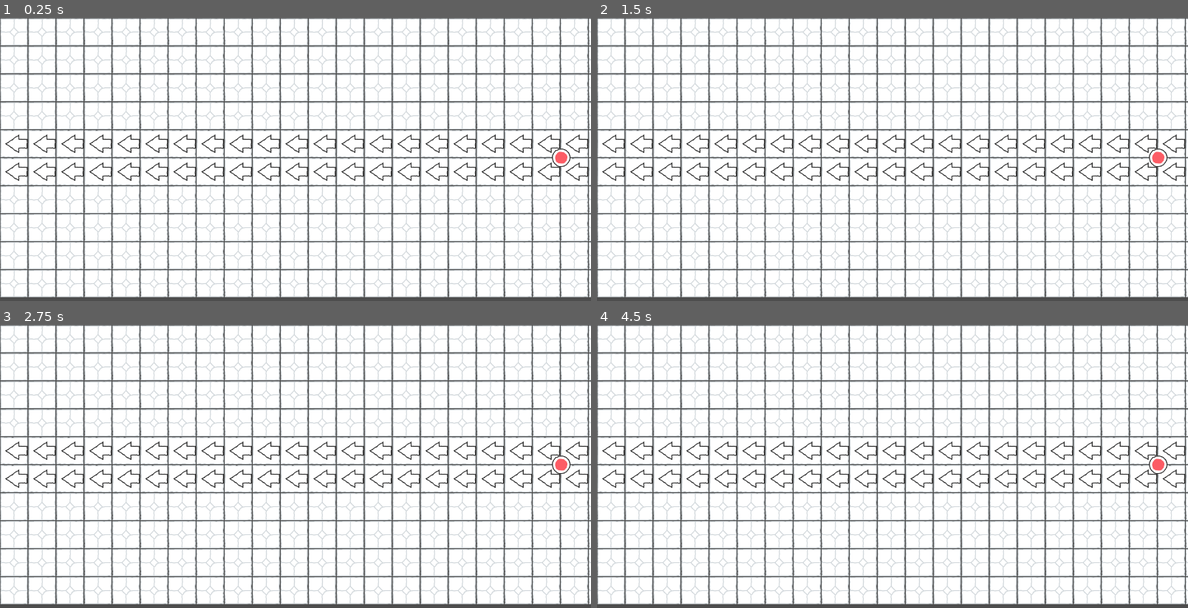
Above: before the commit, frames 1-4 (two rows, left to right).
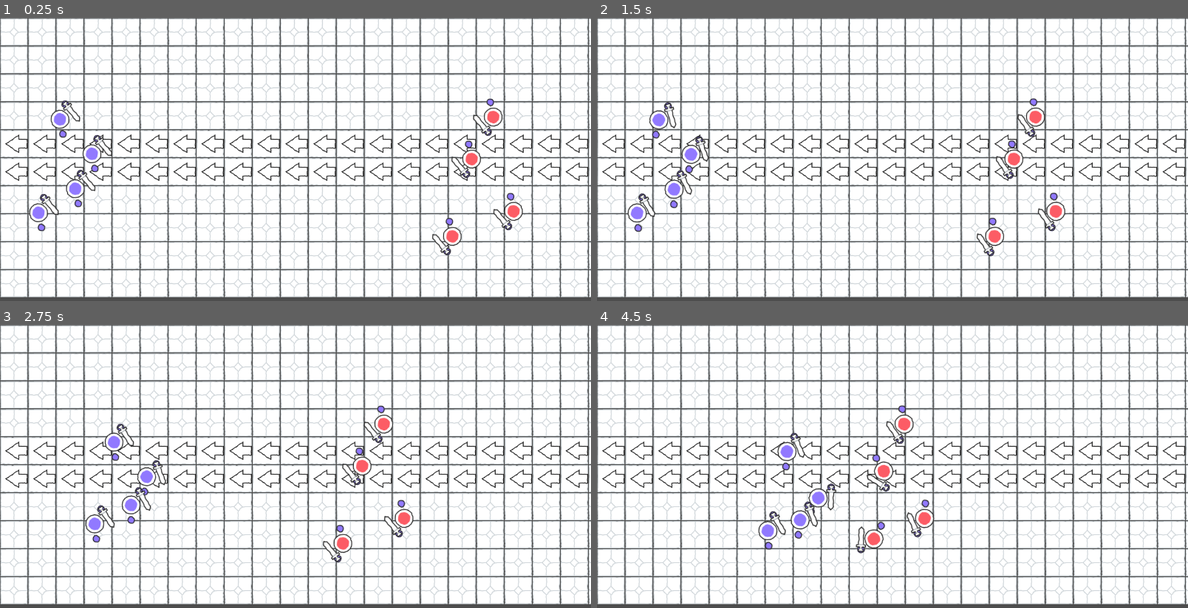
Above: after the commit, the same moments.

Repository: Piggward/guaxgaming
Game: Godot game, scene res://scenes/level.tscn
The game is run twice, just before and just after one commit, with the same random seed, the same clock (stepped at 60 frames per second) and the same inputs.
Inputs:
- Up to frame 1 (0.25 s): no input
- Up to frame 2 (1.5 s): no input
- Up to frame 3 (2.75 s): no input
- Up to frame 4 (4.5 s): no input

The runs differ from the first frame. In frame 1, 2.1% of the frame differs, in the area x 4-97%, y 28-84%; in frame 2, 2.2%, in the area x 5-97%, y 28-85%; in frame 3, 2.1%; in frame 4, 2.1%.

Commit message:
lagt till soldat och fiende scen, med tillhörande scripts. level scene har använts

Diff:
--- /dev/null
+++ b/guax/scenes/NPC.tscn
@@ -0,0 +1,202 @@
+[gd_scene load_steps=12 format=3 uid="uid://ba11768h32njx"]
+
+[ext_resource type="Script" path="res://scripts/npc.gd" id="1_6cm8f"]
+[ext_resource type="Script" path="res://scripts/npc_state_machine.gd" id="3_4fomv"]
+[ext_resource type="Script" path="res://scripts/soldat_animation.gd" id="3_c03wt"]
+[ext_resource type="Texture2D" uid="uid://c0rholvi5pivk" path="res://art/kenney_scribble-dungeons/PNG/Default (64px)/Characters/purple_character.png" id="4_sljlo"]
+[ext_resource type="Texture2D" uid="uid://db0fjqkxwjyl6" path="res://art/kenney_scribble-dungeons/PNG/Default (64px)/Characters/purple_hand.png" id="5_2e0a2"]
+[ext_resource type="Texture2D" uid="uid://bfw4muxb2mupy" path="res://art/kenney_scribble-dungeons/PNG/Default (64px)/Items/weapon_longsword.png" id="6_q8jkm"]
+
+[sub_resource type="CircleShape2D" id="CircleShape2D_ux5ua"]
+radius = 21.0238
+
+[sub_resource type="Animation" id="Animation_r3alr"]
+resource_name = "Attack_melee_1"
+tracks/0/type = "value"
+tracks/0/imported = false
+tracks/0/enabled = true
+tracks/0/path = NodePath("Root/Character Sprite/Hand left:position")
+tracks/0/interp = 1
+tracks/0/loop_wrap = true
+tracks/0/keys = {
+"times": PackedFloat32Array(0, 0.133333, 0.233333, 0.366667, 0.666667, 1),
+"transitions": PackedFloat32Array(1, 1, 1, 1, 1, 1),
+"update": 0,
+"values": [Vector2(34, 12), Vector2(47, -14), Vector2(7, 35), Vector2(-52, 7), Vector2(6, 32), Vector2(34, 12)]
+}
+tracks/1/type = "value"
+tracks/1/imported = false
+tracks/1/enabled = true
+tracks/1/path = NodePath("Root/Character Sprite/Hand left:rotation")
+tracks/1/interp = 1
+tracks/1/loop_wrap = true
+tracks/1/keys = {
+"times": PackedFloat32Array(0, 0.133333, 0.233333, 0.366667, 1),
+"transitions": PackedFloat32Array(1, 1, 1, 1, 1),
+"update": 0,
+"values": [1.86696, 0.325923, 1.18691, 3.44445, 1.86696]
+}
+tracks/2/type = "value"
+tracks/2/imported = false
+tracks/2/enabled = true
+tracks/2/path = NodePath("Root/Character Sprite/Hand right:position")
+tracks/2/interp = 1
+tracks/2/loop_wrap = true
+tracks/2/keys = {
+"times": PackedFloat32Array(0, 0.166667, 0.433333, 1),
+"transitions": PackedFloat32Array(1, 1, 1, 1),
+"update": 0,
+"values": [Vector2(-33, 10), Vector2(-33, 21), Vector2(-44, -11), Vector2(-33, 10)]
+}
+
+[sub_resource type="Animation" id="Animation_w0wdv"]
+resource_name = "Idle"
+loop_mode = 1
+tracks/0/type = "value"
+tracks/0/imported = false
+tracks/0/enabled = true
+tracks/0/path = NodePath("Root/Character Sprite:scale")
+tracks/0/interp = 1
+tracks/0/loop_wrap = true
+tracks/0/keys = {
+"times": PackedFloat32Array(0, 0.5, 1),
+"transitions": PackedFloat32Array(1, 1, 1),
+"update": 0,
+"values": [Vector2(1, 1), Vector2(1.035, 1.035), Vector2(1, 1)]
+}
+tracks/1/type = "value"
+tracks/1/imported = false
+tracks/1/enabled = true
+tracks/1/path = NodePath("Root/Character Sprite/Hand right:position")
+tracks/1/interp = 1
+tracks/1/loop_wrap = true
+tracks/1/keys = {
+"times": PackedFloat32Array(0, 0.5, 1),
+"transitions": PackedFloat32Array(1, 1, 1),
+"update": 0,
+"values": [Vector2(-33, 10), Vector2(-32.8502, 5.7971), Vector2(-33, 10)]
+}
+tracks/2/type = "value"
+tracks/2/imported = false
+tracks/2/enabled = true
+tracks/2/path = NodePath("Root/Character Sprite/Hand left:position")
+tracks/2/interp = 1
+tracks/2/loop_wrap = true
+tracks/2/keys = {
+"times": PackedFloat32Array(0, 0.5, 1),
+"transitions": PackedFloat32Array(1, 1, 1),
+"update": 0,
+"values": [Vector2(34, 12), Vector2(36.715, 6.76328), Vector2(34, 12)]
+}
+tracks/3/type = "value"
+tracks/3/imported = false
+tracks/3/enabled = true
+tracks/3/path = NodePath("Root/Character Sprite/Hand left:rotation")
+tracks/3/interp = 1
+tracks/3/loop_wrap = true
+tracks/3/keys = {
+"times": PackedFloat32Array(0, 0.5, 1),
+"transitions": PackedFloat32Array(1, 1, 1),
+"update": 0,
+"values": [1.86696, 2.0532, 1.86696]
+}
+
+[sub_resource type="Animation" id="Animation_mh5gm"]
+length = 0.001
+tracks/0/type = "value"
+tracks/0/imported = false
+tracks/0/enabled = true
+tracks/0/path = NodePath("Root/Character Sprite/Hand left:position")
+tracks/0/interp = 1
+tracks/0/loop_wrap = true
+tracks/0/keys = {
+"times": PackedFloat32Array(0),
+"transitions": PackedFloat32Array(1),
+"update": 0,
+"values": [Vector2(34, 12)]
+}
+tracks/1/type = "value"
+tracks/1/imported = false
+tracks/1/enabled = true
+tracks/1/path = NodePath("Root/Character Sprite/Hand left:rotation")
+tracks/1/interp = 1
+tracks/1/loop_wrap = true
+tracks/1/keys = {
+"times": PackedFloat32Array(0),
+"transitions": PackedFloat32Array(1),
+"update": 0,
+"values": [1.67735]
+}
+tracks/2/type = "value"
+tracks/2/imported = false
+tracks/2/enabled = true
+tracks/2/path = NodePath("Root/Character Sprite/Hand right:position")
+tracks/2/interp = 1
+tracks/2/loop_wrap = true
+tracks/2/keys = {
+"times": PackedFloat32Array(0),
+"transitions": PackedFloat32Array(1),
+"update": 0,
+"values": [Vector2(-33, 10)]
+}
+tracks/3/type = "value"
+tracks/3/imported = false
+tracks/3/enabled = true
+tracks/3/path = NodePath("Root/Character Sprite:scale")
+tracks/3/interp = 1
+tracks/3/loop_wrap = true
+tracks/3/keys = {
+"times": PackedFloat32Array(0),
+"transitions": PackedFloat32Array(1),
+"update": 0,
+"values": [Vector2(1, 1)]
+}
+
+[sub_resource type="AnimationLibrary" id="AnimationLibrary_ssa1n"]
+_data = {
+"Attack_melee_1": SubResource("Animation_r3alr"),
+"Idle": SubResource("Animation_w0wdv"),
+"RESET": SubResource("Animation_mh5gm")
+}
+
+[node name="Npc" type="CharacterBody2D"]
+script = ExtResource("1_6cm8f")
+
+[node name="NavigationAgent2D" type="NavigationAgent2D" parent="."]
+avoidance_enabled = true
+radius = 32.32
+max_speed = 50605.1
+
+[node name="CollisionShape2D" type="CollisionShape2D" parent="."]
+shape = SubResource("CircleShape2D_ux5ua")
+
+[node name="StateMachine" type="Node" parent="."]
+script = ExtResource("3_4fomv")
+
+[node name="SoldatAnimation" type="Node" parent="."]
+script = ExtResource("3_c03wt")
+
+[node name="AnimationPlayer" type="AnimationPlayer" parent="."]
+libraries = {
+"": SubResource("AnimationLibrary_ssa1n")
+}
+
+[node name="Root" type="Sprite2D" parent="."]
+rotation = -1.50906
+
+[node name="Character Sprite" type="Sprite2D" parent="Root"]
+texture = ExtResource("4_sljlo")
+
+[node name="Hand right" type="Sprite2D" parent="Root/Character Sprite"]
+position = Vector2(-33, 10)
+texture = ExtResource("5_2e0a2")
+
+[node name="Hand left" type="Sprite2D" parent="Root/Character Sprite"]
+position = Vector2(34, 12)
+rotation = 1.67735
+texture = ExtResource("5_2e0a2")
+
+[node name="Sword" type="Sprite2D" parent="Root/Character Sprite/Hand left"]
+position = Vector2(21.1628, 9.80499)
+rotation = 2.00772
+texture = ExtResource("6_q8jkm")
--- a/guax/scenes/enemy.tscn
+++ /dev/null
@@ -1,23 +0,0 @@
-[gd_scene load_steps=4 format=3 uid="uid://iajdl2h2k0es"]
-
-[ext_resource type="Texture2D" uid="uid://dcljne8hbstan" path="res://art/kenney_scribble-dungeons/PNG/Default (64px)/Characters/red_character.png" id="1_jjoqh"]
-[ext_resource type="Script" path="res://scripts/enemy.gd" id="1_w6tlx"]
-
-[sub_resource type="CircleShape2D" id="CircleShape2D_rl1mm"]
-
-[node name="Enemy" type="RigidBody2D"]
-collision_layer = 4
-collision_mask = 4
-gravity_scale = 0.0
-script = ExtResource("1_w6tlx")
-
-[node name="EnemySprite" type="Sprite2D" parent="."]
-texture = ExtResource("1_jjoqh")
-
-[node name="CollisionShape2D" type="CollisionShape2D" parent="."]
-scale = Vector2(2.08982, 2.12098)
-shape = SubResource("CircleShape2D_rl1mm")
-
-[node name="NavigationAgent2D" type="NavigationAgent2D" parent="."]
-avoidance_layers = 2
-avoidance_mask = 2
--- /dev/null
+++ b/guax/scenes/enemynpc.tscn
@@ -0,0 +1,38 @@
+[gd_scene load_steps=7 format=3 uid="uid://co4pp6atuitii"]
+
+[ext_resource type="PackedScene" uid="uid://ba11768h32njx" path="res://scenes/NPC.tscn" id="1_kbwrx"]
+[ext_resource type="Script" path="res://scripts/enemy_idle_state.gd" id="2_11l5y"]
+[ext_resource type="Script" path="res://scripts/enemy_hunting_state.gd" id="2_qt5if"]
+[ext_resource type="Texture2D" uid="uid://dcljne8hbstan" path="res://art/kenney_scribble-dungeons/PNG/Default (64px)/Characters/red_character.png" id="2_sqme3"]
+[ext_resource type="Script" path="res://scripts/soldat_attacking_state.gd" id="3_ehcc1"]
+
+[sub_resource type="CircleShape2D" id="CircleShape2D_cjpy3"]
+radius = 237.211
+
+[node name="Npc" instance=ExtResource("1_kbwrx")]
+speed = 100
+attackDamage = 5
+attackRange = 100
+isEnemy = true
+
+[node name="StateMachine" parent="." index="2" node_paths=PackedStringArray("initial_state")]
+initial_state = NodePath("EnemyIdleState")
+
+[node name="EnemyIdleState" type="Node" parent="StateMachine" index="0"]
+script = ExtResource("2_11l5y")
+
+[node name="EnemyHuntingState" type="Node" parent="StateMachine" index="1"]
+script = ExtResource("2_qt5if")
+state = 1
+
+[node name="EnemyAttackingState" type="Node" parent="StateMachine" index="2"]
+script = ExtResource("3_ehcc1")
+state = 2
+
+[node name="Character Sprite" parent="Root" index="0"]
+texture = ExtResource("2_sqme3")
+
+[node name="AggrozoneEnemy" type="Area2D" parent="." index="6"]
+
+[node name="CollisionShape2D" type="CollisionShape2D" parent="AggrozoneEnemy" index="0"]
+shape = SubResource("CircleShape2D_cjpy3")
--- a/guax/scenes/level.tscn
+++ b/guax/scenes/level.tscn
@@ -1,7 +1,8 @@
 [gd_scene load_steps=10 format=4 uid="uid://dqvr3b6w07dr1"]
 
 [ext_resource type="Texture2D" uid="uid://dqiw5k64mi133" path="res://art/kenney_scribble-dungeons/Tilesheet/tilesheet.png" id="1_5n2xs"]
-[ext_resource type="PackedScene" uid="uid://iajdl2h2k0es" path="res://scenes/enemy.tscn" id="2_2wuga"]
+[ext_resource type="PackedScene" uid="uid://b28ucjto8wyae" path="res://scenes/soldat.tscn" id="3_crmja"]
+[ext_resource type="PackedScene" uid="uid://co4pp6atuitii" path="res://scenes/enemynpc.tscn" id="4_u4oy0"]
 
 [sub_resource type="TileSetAtlasSource" id="TileSetAtlasSource_4dg0x"]
 texture = ExtResource("1_5n2xs")
@@ -1803,11 +1804,10 @@
 [sub_resource type="RectangleShape2D" id="RectangleShape2D_ggb80"]
 size = Vector2(21, 20)
 
-[sub_resource type="RectangleShape2D" id="RectangleShape2D_7pbgc"]
-size = Vector2(20, 24.0686)
-
-[sub_resource type="RectangleShape2D" id="RectangleShape2D_qripb"]
-size = Vector2(663, 20)
+[sub_resource type="NavigationPolygon" id="NavigationPolygon_man46"]
+vertices = PackedVector2Array(1397.19, 634.961, 824.047, 633, 824.063, 633, 10.0313, 8.9375, 1409.79, 1.04688, 642.969, 632, 11.9609, 638.883)
+polygons = Array[PackedInt32Array]([PackedInt32Array(0, 1, 2), PackedInt32Array(3, 4, 0, 2, 5), PackedInt32Array(3, 5, 6)])
+outlines = Array[PackedVector2Array]([PackedVector2Array(0, -1, 1420, -9, 1407, 645, 824, 643, 643, 642, 2, 649)])
 
 [node name="Level" type="Node2D"]
 
@@ -1818,13 +1818,14 @@
 rendering_quadrant_size = 64
 
 [node name="EnemySpawn" type="Area2D" parent="."]
+visible = false
 position = Vector2(1282, 320)
 
 [node name="CollisionShape2D" type="CollisionShape2D" parent="EnemySpawn"]
 scale = Vector2(0.890233, 1)
 shape = SubResource("RectangleShape2D_ukm32")
 
-[node name="AggroZone" type="Area2D" parent="."]
+[node name="AggroZone" type="Area2D" parent="." groups=["Aggrozone"]]
 position = Vector2(449, 322)
 
 [node name="CollisionShape2D" type="CollisionShape2D" parent="AggroZone"]
@@ -1839,19 +1840,29 @@
 scale = Vector2(2.96587, 31.9401)
 shape = SubResource("RectangleShape2D_ggb80")
 
-[node name="Enemy" parent="." instance=ExtResource("2_2wuga")]
-position = Vector2(1282, 320)
-
-[node name="StaticBody2D" type="StaticBody2D" parent="."]
-position = Vector2(704, 320)
-collision_layer = 2
-collision_mask = 2
-
-[node name="CollisionShape2D" type="CollisionShape2D" parent="StaticBody2D"]
-position = Vector2(0, -51.8406)
-scale = Vector2(7.07809, 22.3661)
-shape = SubResource("RectangleShape2D_7pbgc")
-
-[node name="CollisionShape2D2" type="CollisionShape2D" parent="StaticBody2D"]
-position = Vector2(376, -325)
-shape = SubResource("RectangleShape2D_qripb")
+[node name="NavigationRegion2D" type="NavigationRegion2D" parent="."]
+navigation_polygon = SubResource("NavigationPolygon_man46")
+
+[node name="Npc" parent="." instance=ExtResource("3_crmja")]
+position = Vector2(210, 311)
+
+[node name="Npc2" parent="." instance=ExtResource("4_u4oy0")]
+position = Vector2(1099, 323)
+
+[node name="Npc3" parent="." instance=ExtResource("3_crmja")]
+position = Vector2(172, 391)
+
+[node name="Npc4" parent="." instance=ExtResource("3_crmja")]
+position = Vector2(137, 232)
+
+[node name="Npc5" parent="." instance=ExtResource("3_crmja")]
+position = Vector2(88, 446)
+
+[node name="Npc6" parent="." instance=ExtResource("4_u4oy0")]
+position = Vector2(1148, 227)
+
+[node name="Npc7" parent="." instance=ExtResource("4_u4oy0")]
+position = Vector2(1194, 443)
+
+[node name="Npc8" parent="." instance=ExtResource("4_u4oy0")]
+position = Vector2(1055, 500)
--- /dev/null
+++ b/guax/scenes/soldat.tscn
@@ -0,0 +1,25 @@
+[gd_scene load_steps=5 format=3 uid="uid://b28ucjto8wyae"]
+
+[ext_resource type="PackedScene" uid="uid://ba11768h32njx" path="res://scenes/NPC.tscn" id="1_0w760"]
+[ext_resource type="Script" path="res://scripts/soldat_idle_state.gd" id="2_5qf25"]
+[ext_resource type="Script" path="res://scripts/soldat_hunting_state.gd" id="3_qto15"]
+[ext_resource type="Script" path="res://scripts/soldat_attacking_state.gd" id="4_m1top"]
+
+[node name="Npc" instance=ExtResource("1_0w760")]
+speed = 100
+attackDamage = 5
+attackRange = 100
+
+[node name="StateMachine" parent="." index="2" node_paths=PackedStringArray("initial_state")]
+initial_state = NodePath("SoldatIdleState")
+
+[node name="SoldatIdleState" type="Node" parent="StateMachine" index="0"]
+script = ExtResource("2_5qf25")
+
+[node name="SoldatHuntingState" type="Node" parent="StateMachine" index="1"]
+script = ExtResource("3_qto15")
+state = 1
+
+[node name="SoldatAttackingState" type="Node" parent="StateMachine" index="2"]
+script = ExtResource("4_m1top")
+state = 2
--- a/guax/scripts/enemy.gd
+++ /dev/null
@@ -1,15 +0,0 @@
-extends RigidBody2D
-
-@onready var navigation_agent_2d = $NavigationAgent2D
-
-# Called when the node enters the scene tree for the first time.
-func _ready():
-	navigation_agent_2d.target_position = Vector2(0, 0)
-	pass # Replace with function body.
-
-
-# Called every frame. 'delta' is the elapsed time since the previous frame.
-func _process(delta):
-	print_debug(navigation_agent_2d.get_next_path_position())
-	position = navigation_agent_2d.get_next_path_position()
-	pass
--- /dev/null
+++ b/guax/scripts/enemy_hunting_state.gd
@@ -0,0 +1,72 @@
+class_name EnemyHuntingState
+extends NpcState
+
+@onready var aggrozone_enemy: Area2D = $"../../AggrozoneEnemy"
+
+func act():
+	var enemies: Array[Npc] = find_targets()
+	if enemies.is_empty():
+		transition_requested.emit(self, NpcState.State.IDLE)
+		return
+	var target = target_closest_enemy(enemies)
+	if(is_target_in_range(target)):
+		npc.target = target
+		transition_requested.emit(self, NpcState.State.ATTACKING)
+		return
+	set_agent_target(target)
+	calculateNewVelocityTarget()
+	rotate_towards_target(target)
+
+
+func enter():
+	npc.nav_agent.navigation_finished.connect(_on_nav_finished)
+	npc.nav_agent.velocity_computed.connect(_on_navigation_agent_2d_velocity_computed)
+
+func exit():
+	npc.nav_agent.navigation_finished.disconnect(_on_nav_finished)
+	npc.nav_agent.velocity_computed.disconnect(_on_navigation_agent_2d_velocity_computed)
+
+func find_targets()-> Array[Npc]:
+	var found_enemies: Array[Npc]
+	var found_bodies = aggrozone_enemy.get_overlapping_bodies()
+	for body in found_bodies:
+		if body is Npc:
+			if body.isEnemy != npc.isEnemy:
+				found_enemies.append(body)
+	return found_enemies
+
+func target_closest_enemy(enemiesArray:Array[Npc]) -> Npc:
+	var lowest_distance = INF
+	var target
+	for enemy in enemiesArray:
+		var distance = (enemy.global_position-npc.global_position).length()
+		if(distance<lowest_distance):
+			lowest_distance=distance
+			target = enemy
+
+	return target
+
+func set_agent_target(targetEnemy:Npc):
+	npc.make_path(targetEnemy.global_position)
+
+func _on_nav_finished():
+	pass
+
+func _on_navigation_agent_2d_velocity_computed(safe_velocity):
+	npc.velocity = npc.velocity.move_toward(safe_velocity,1000)
+
+func calculateNewVelocityTarget():
+	var next_path_pos = npc.nav_agent.get_next_path_position()
+	var direction = npc.global_position.direction_to(next_path_pos)
+	var new_velocity = direction * npc.speed
+	npc.nav_agent.velocity = new_velocity
+
+func is_target_in_range(targetEnemy:Npc)->bool:
+	var distance = (targetEnemy.global_position-npc.global_position).length()
+	if(distance < npc.attackRange):
+		return true
+	else:
+		return false
+
+func rotate_towards_target(target:Npc):
+	npc.look_at(target.global_position)
--- /dev/null
+++ b/guax/scripts/enemy_idle_state.gd
@@ -0,0 +1,48 @@
+class_name EnemyIdleState
+extends NpcState
+
+@onready var aggrozone_enemy: Area2D = $"../../AggrozoneEnemy"
+
+
+func act():
+	var enemies: Array[Npc] = find_targets()
+	if enemies.is_empty():
+		calculateNewVelocityTarget()
+		rotate_towards_direction(Vector2(26,npc.global_position.y))
+		return
+
+	transition_requested.emit(self, NpcState.State.HUNTING)
+
+func enter():
+	npc.make_path(Vector2(26,npc.global_position.y))
+	npc.play_idle_animation()
+	npc.nav_agent.navigation_finished.connect(_on_nav_finished)
+	npc.nav_agent.velocity_computed.connect(_on_navigation_agent_2d_velocity_computed)
+
+func exit():
+	npc.nav_agent.navigation_finished.disconnect(_on_nav_finished)
+	npc.nav_agent.velocity_computed.disconnect(_on_navigation_agent_2d_velocity_computed)
+
+func find_targets()-> Array[Npc]:
+	var found_enemies: Array[Npc]
+	var found_bodies = aggrozone_enemy.get_overlapping_bodies()
+	for body in found_bodies:
+		if body is Npc:
+			if body.isEnemy != npc.isEnemy:
+				found_enemies.append(body)
+	return found_enemies
+
+func _on_navigation_agent_2d_velocity_computed(safe_velocity):
+	npc.velocity = npc.velocity.move_toward(safe_velocity,1000)
+
+func _on_nav_finished():
+	pass
+
+func calculateNewVelocityTarget():
+	var next_path_pos = npc.nav_agent.get_next_path_position()
+	var direction = npc.global_position.direction_to(next_path_pos)
+	var new_velocity = direction * npc.speed
+	npc.nav_agent.velocity = new_velocity
+
+func rotate_towards_direction(dir:Vector2):
+	npc.look_at(dir)
--- /dev/null
+++ b/guax/scripts/npc.gd
@@ -0,0 +1,53 @@
+class_name Npc
+extends CharacterBody2D
+
+#NPC stats
+@export var maxHealth = 30
+var currentHealth
+@export var speed = 30
+@export var attackDamage = 30
+@export var attackRange = 30
+@export var isEnemy = false
+@export var attackspeed = 30
+
+#Navagent logic
+@onready var nav_agent = $NavigationAgent2D
+var targetReached = false
+
+var target:Npc
+#Aggrozone
+var aggrozone:Area2D
+#Statemachine
+@onready var state_machine: Npc_State_Machine = $StateMachine
+
+#animator
+@onready var soldat_animation: Node = $SoldatAnimation
+
+
+
+
+
+# Called when the node enters the scene tree for the first time.
+func _ready():
+	aggrozone = get_tree().get_nodes_in_group("Aggrozone")[0]
+
+	make_path(position)
+	currentHealth = maxHealth
+	state_machine.init(self)
+
+func _physics_process(delta: float) -> void:
+	state_machine.act()
+	move_and_slide()
+
+func make_path(target: Vector2):
+	nav_agent.target_position = target
+
+func take_damage(damageTaken:int):
+	pass
+
+#Animations
+func play_idle_animation():
+	soldat_animation.play_idle()
+
+func play_attack_animation():
+	soldat_animation.play_attack()
--- /dev/null
+++ b/guax/scripts/npc_state.gd
@@ -0,0 +1,22 @@
+class_name NpcState
+extends Node
+
+enum State{
+	IDLE,
+	HUNTING,
+	ATTACKING
+}
+
+var npc:Npc
+
+signal transition_requested(from: NpcState, to: State)
+@export var state:State
+
+func  act():
+	pass
+
+func enter():
+	pass
+
+func exit():
+	pass
--- /dev/null
+++ b/guax/scripts/npc_state_machine.gd
@@ -0,0 +1,31 @@
+class_name Npc_State_Machine
+extends Node
+
+@export var initial_state: NpcState
+var current_state: NpcState
+var states := {};
+
+func init(npc:Npc) -> void:
+	for child in get_children():
+		if child is NpcState:
+			states[child.state] = child;
+			child.transition_requested.connect(_on_transition_requested)
+			child.npc = npc
+	if initial_state:
+		initial_state.enter()
+		current_state = initial_state
+
+func act():
+	current_state.act()
+
+func _on_transition_requested(from: NpcState, to: NpcState.State) -> void:
+	if from != current_state:
+		return
+	var new_state: NpcState = states[to]
+	if not new_state:
+		return
+
+	if current_state:
+		current_state.exit()
+	new_state.enter()
+	current_state = new_state
--- /dev/null
+++ b/guax/scripts/soldat_animation.gd
@@ -0,0 +1,16 @@
+extends Node
+
+
+@onready var animation_player: AnimationPlayer = $"../AnimationPlayer"
+
+func _ready():
+	animation_player.animation_finished.connect(on_animation_finished)
+
+func play_idle():
+	animation_player.play("Idle")
+
+func play_attack():
+	animation_player.play("Attack_melee_1")
+
+func on_animation_finished():
+	animation_player.play("Idle")
--- /dev/null
+++ b/guax/scripts/soldat_attacking_state.gd
@@ -0,0 +1,41 @@
+class_name SoldatAttackingState
+extends NpcState
+
+
+var attackReady = true
+func  act():
+	if (npc.target==null):
+		transition_requested.emit(self, NpcState.State.HUNTING)
+		return
+
+	var distance = (npc.target.global_position-npc.global_position).length()
+	if(distance < npc.attackRange):
+		attack()
+	else:
+		transition_requested.emit(self, NpcState.State.HUNTING)
+		return
+
+	rotate_towards_target(npc.target)
+
+
+func enter():
+	if (npc.target!=null):
+		npc.velocity = Vector2.ZERO
+		return
+	else:
+		transition_requested.emit(self, NpcState.State.HUNTING)
+
+func exit():
+	pass
+
+func attack():
+	if(attackReady):
+		attackReady=false
+		npc.target.take_damage(npc.attackDamage)
+		npc.play_attack_animation()
+		print_debug("Attackerade!")
+		await get_tree().create_timer(npc.attackspeed/10).timeout
+		attackReady =  true
+
+func rotate_towards_target(target:Npc):
+	npc.look_at(target.global_position)
--- /dev/null
+++ b/guax/scripts/soldat_hunting_state.gd
@@ -0,0 +1,71 @@
+class_name SoldatHuntingState
+extends NpcState
+
+
+func  act():
+	var enemies: Array[Npc] = find_targets()
+	if enemies.is_empty():
+		transition_requested.emit(self, NpcState.State.IDLE)
+		return
+	var target = target_closest_enemy(enemies)
+	if(is_target_in_range(target)):
+		npc.target = target
+		transition_requested.emit(self, NpcState.State.ATTACKING)
+		return
+	set_agent_target(target)
+	calculateNewVelocityTarget()
+	rotate_towards_target(target)
+
+
+func enter():
+	npc.nav_agent.navigation_finished.connect(_on_nav_finished)
+	npc.nav_agent.velocity_computed.connect(_on_navigation_agent_2d_velocity_computed)
+
+func exit():
+	npc.nav_agent.navigation_finished.disconnect(_on_nav_finished)
+	npc.nav_agent.velocity_computed.disconnect(_on_navigation_agent_2d_velocity_computed)
+
+func find_targets()-> Array[Npc]:
+	var found_enemies: Array[Npc]
+	var found_bodies = npc.aggrozone.get_overlapping_bodies()
+	for body in found_bodies:
+		if body is Npc:
+			if body.isEnemy != npc.isEnemy:
+				found_enemies.append(body)
+	return found_enemies
+
+func target_closest_enemy(enemiesArray:Array[Npc]) -> Npc:
+	var lowest_distance = INF
+	var target
+	for enemy in enemiesArray:
+		var distance = (enemy.global_position-npc.global_position).length()
+		if(distance<lowest_distance):
+			lowest_distance=distance
+			target = enemy
+
+	return target
+
+func set_agent_target(targetEnemy:Npc):
+	npc.make_path(targetEnemy.global_position)
+
+func _on_nav_finished():
+	pass
+
+func _on_navigation_agent_2d_velocity_computed(safe_velocity):
+	npc.velocity = npc.velocity.move_toward(safe_velocity,1000)
+
+func calculateNewVelocityTarget():
+	var next_path_pos = npc.nav_agent.get_next_path_position()
+	var direction = npc.global_position.direction_to(next_path_pos)
+	var new_velocity = direction * npc.speed
+	npc.nav_agent.velocity = new_velocity
+
+func is_target_in_range(targetEnemy:Npc)->bool:
+	var distance = (targetEnemy.global_position-npc.global_position).length()
+	if(distance < npc.attackRange):
+		return true
+	else:
+		return false
+
+func rotate_towards_target(target:Npc):
+	npc.look_at(target.global_position)
--- /dev/null
+++ b/guax/scripts/soldat_idle_state.gd
@@ -0,0 +1,27 @@
+class_name SoldatIdleState
+extends NpcState
+
+
+
+func  act():
+	var enemies: Array[Npc] = find_targets()
+	if enemies.is_empty():
+		return
+
+	transition_requested.emit(self, NpcState.State.HUNTING)
+
+func enter():
+	npc.make_path(npc.global_position)
+	npc.play_idle_animation()
+
+func exit():
+	pass
+
+func find_targets()-> Array[Npc]:
+	var found_enemies: Array[Npc]
+	var found_bodies = npc.aggrozone.get_overlapping_bodies()
+	for body in found_bodies:
+		if body is Npc:
+			if body.isEnemy != npc.isEnemy:
+				found_enemies.append(body)
+	return found_enemies
